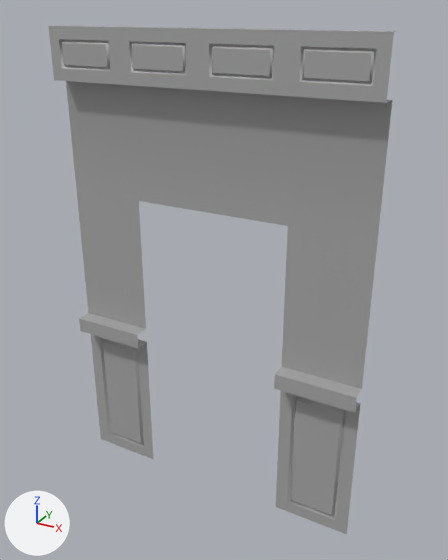
Renders of the FBX model Assets/Art/Models/C goffin/Foyer Doorway.fbx from each side of a commit.
One viewpoint serves both versions: a 50 mm camera at (4.56, -3.01, 3.1) aimed at (2.88, 0.04, 1.57). Every picture has the same lights, and +X, +Y and +Z are marked at lower left. Where no turn or scale is listed for an object, it has been applied to the vertices.

In view in the first picture: 'Normal_Wall7'.
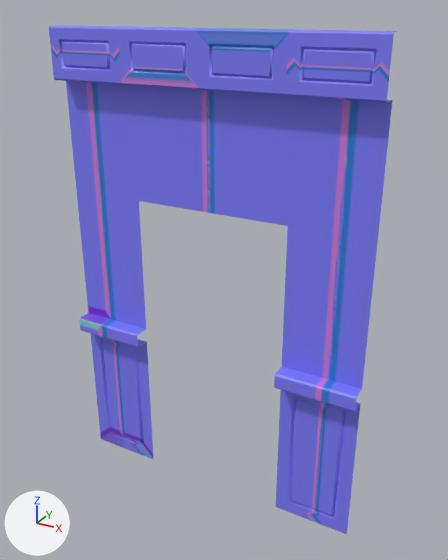
Where the newer file only moved an object's origin or applied its transform, the numbers keep the older frame.

What differs and where, as boxes (x1, y1, x2, y2) in the pictures (448 x 560 px):
'Normal_Wall7', surface changed (grey to blue): (48, 25, 397, 534) in both

What the commit changed:
Picture 'Floor Low Poly_standardSurface1_Normal.png' (img_floor_low_poly_standardsurface1_normal_png) is new.
In material 'standardSurface1' (mat_standardsurface1), base_color is no longer (0.4, 0.4, 0.4), grey #aaaaaa.
In material 'standardSurface1' (mat_standardsurface1), texture is now set to img_floor_low_poly_standardsurface1_normal_png.
